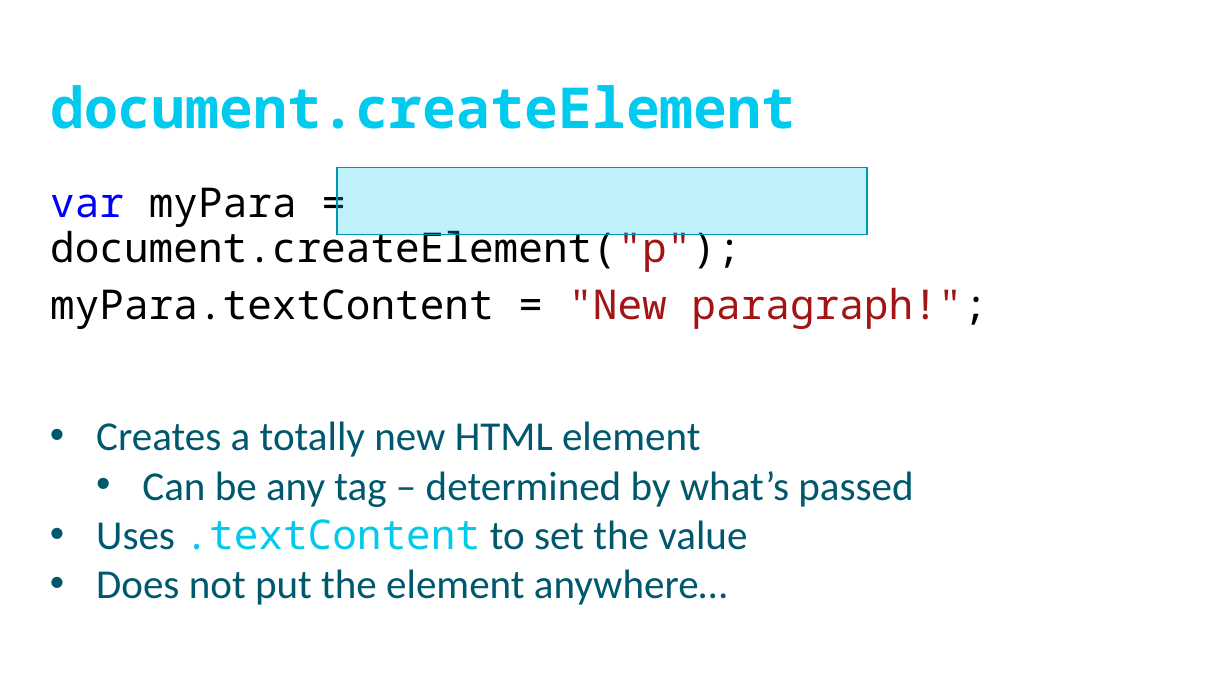
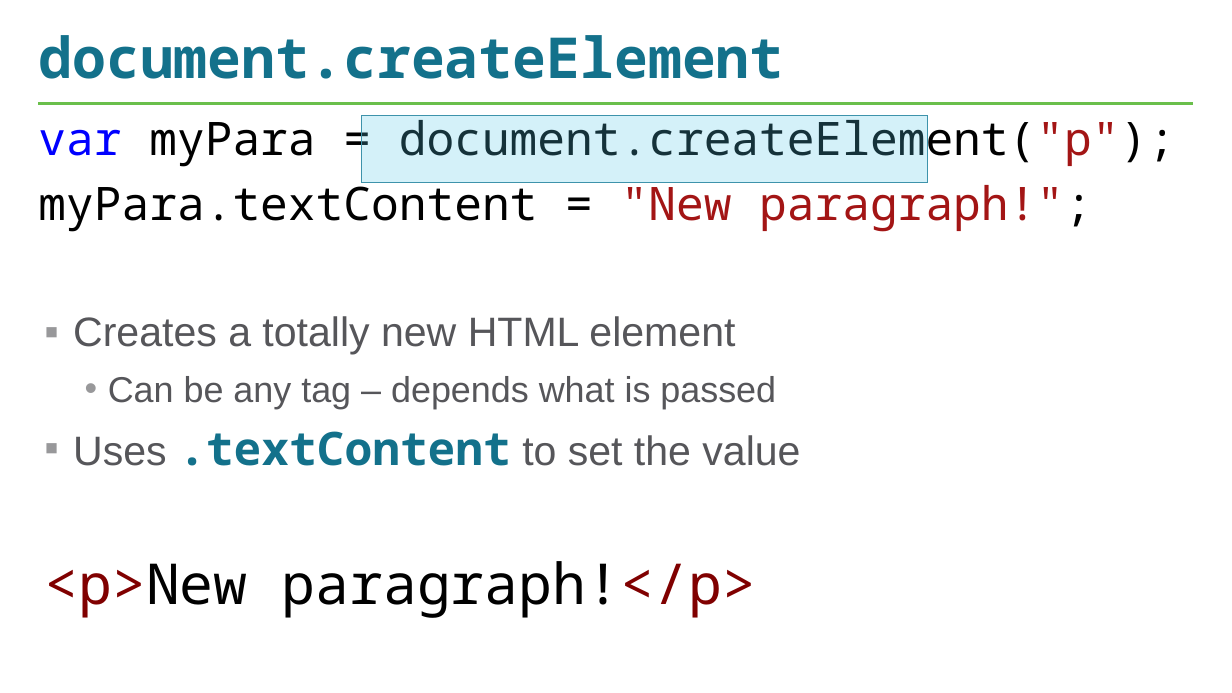
Before and after one commit to hytechclub/web-102, a slide deck: slide 5 of Week07/DomManipulationContinued.pptx (slide 8 before the commit). Drawn at 1232x693 pixels with LibreOffice and Linux fonts; fonts in the diff are those of the drawing; background and template pictures are left out. Boxes give left, top, right and bottom in pixels: in the first picture for what was removed or moved away, otherwise in the second. Text is boxed around its words. In the diff, an @@ line names an element or a change of style, - is before the commit and + after.

```diff
--- a/Week07/DomManipulationContinued.pptx
+++ b/Week07/DomManipulationContinued.pptx
@@ title "document.createElement": place and size @@
-title "document.createElement" at [50,85,795,129]
+title "document.createElement" at [38,35,783,79]
@@ title "document.createElement" at [38,35,783,79]: text colour #00CBEE to #13718B; vertical alignment top to middle @@
@@ text added at [38,112,1175,618], 36 pt, text #56565A @@
+var myPara = document.createElement("p");
+myPara.textContent = "New paragraph!";
+▪ Creates a totally new HTML element
+  • Can be any tag – depends what is passed
+▪ Uses .textContent to set the value
+<p>New paragraph!</p>
@@ line added from (39, 104) to (1194, 104), #54C8E8 2.25 pt @@
@@ rectangle: place and size @@
-rectangle at [337,167,868,235]
+rectangle at [362,116,928,183]
@@ rectangle at [362,116,928,183]: fill #00CBEE at 25% opacity to #54C8E8 at 25% opacity; outline #0096B0 1 pt to #3E94AC 1 pt @@
@@ text removed at [50,187,987,329] @@
-var myPara = document.createElement("p");
-myPara.textContent = "New paragraph!";
@@ text removed at [96,421,913,605] @@
-• Creates a totally new HTML element
-  • Can be any tag – determined by what’s passed
-• Uses .textContent to set the value
-• Does not put the element anywhere…
```
Also in this commit, not shown: 5 other slides changed, 2 slides added, 5 slides removed, 3 other files.
